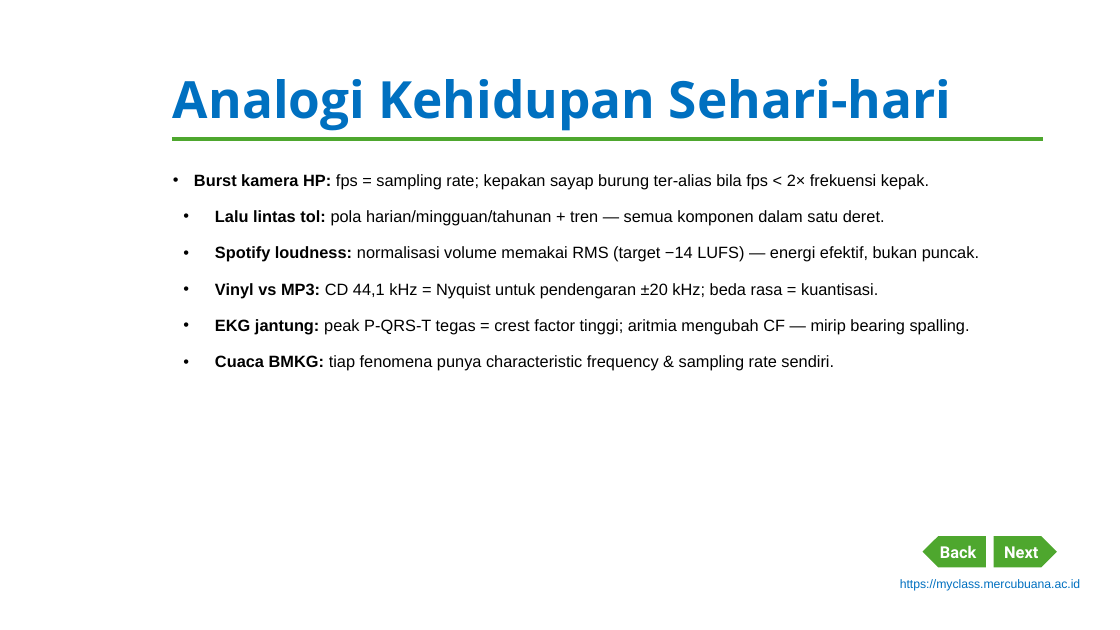
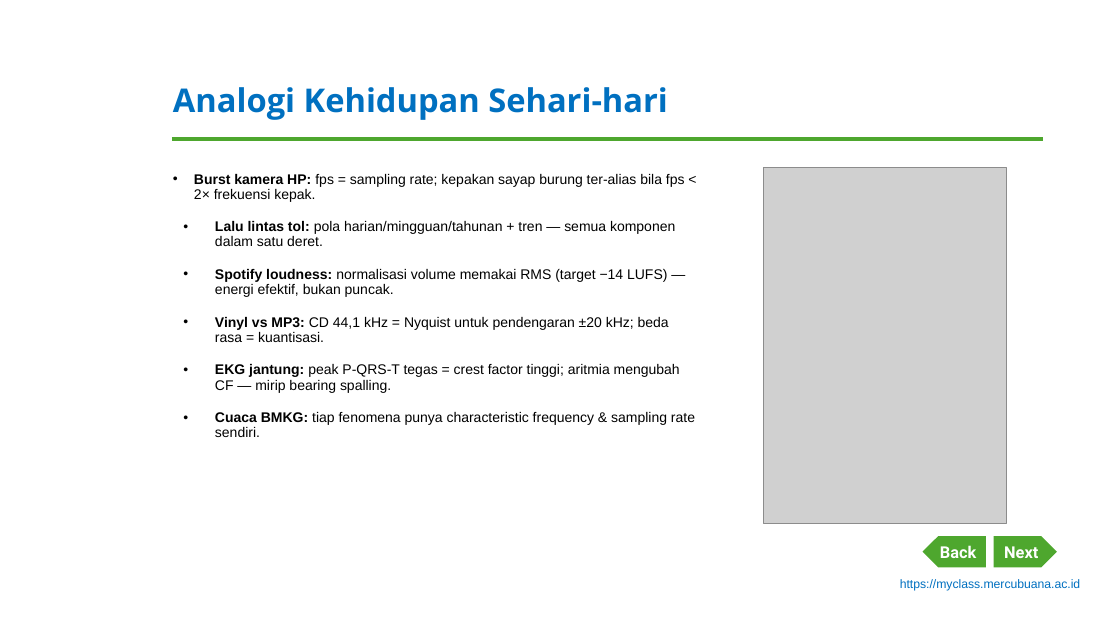
Before and after one commit to dedik-romahadi/Mechanical-Engineering-Courses, a slide deck: slide 7 of Optimalisasi-dan-Automasi/Modul-Word/Modul-1-Pengantar-Time-Series-Data.pptx. Drawn at 1120x630 pixels with LibreOffice and Linux fonts; fonts in the diff are those of the drawing; grey boxes stand for pictures; background and template pictures are left out. Boxes give left, top, right and bottom in pixels: in the first picture for what was removed or moved away, otherwise in the second. Text is boxed around its words. In the diff, an @@ line names an element or a change of style, - is before the commit and + after.

```diff
--- a/Optimalisasi-dan-Automasi/Modul-Word/Modul-1-Pengantar-Time-Series-Data.pptx
+++ b/Optimalisasi-dan-Automasi/Modul-Word/Modul-1-Pengantar-Time-Series-Data.pptx
@@ title "Analogi Kehidupan Sehari-hari" at bbox=[173, 87, 668, 120]: size 44 to 28 pt @@
@@ text "Burst kamera HP: fps = ..." at bbox=[194, 174, 695, 437]: size 14 to 12 pt; less space between paragraphs @@
@@ picture added at bbox=[764, 168, 1007, 524] @@
```
Also in this commit, not shown: 9 other slides changed, 2 other files.
